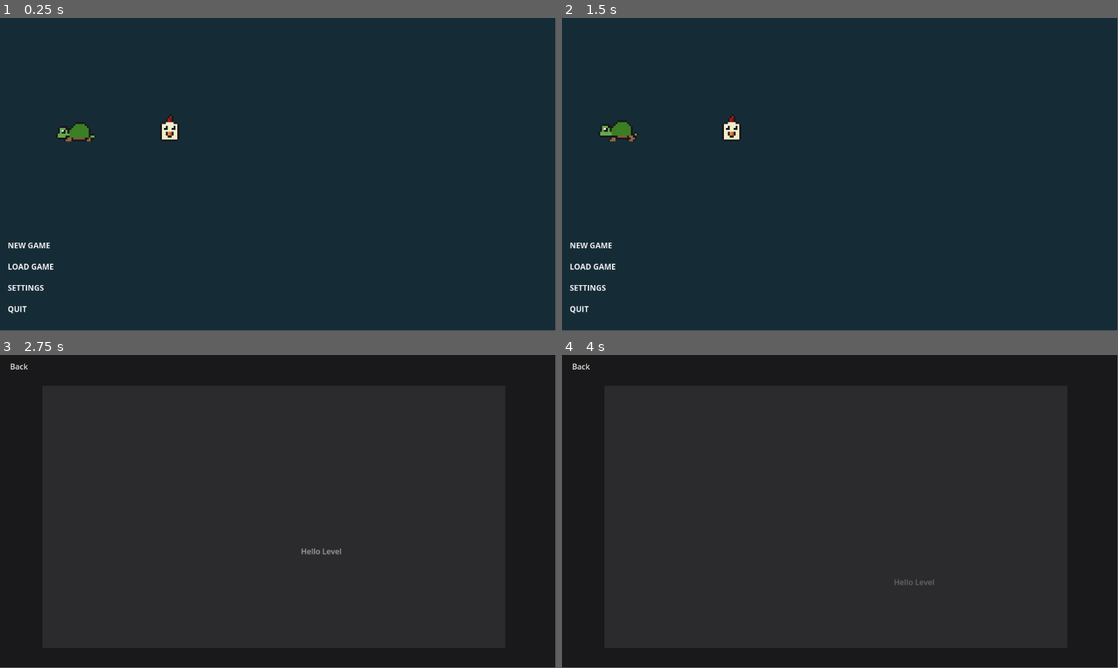
Above: before the commit, frames 1-4 (two rows, left to right).
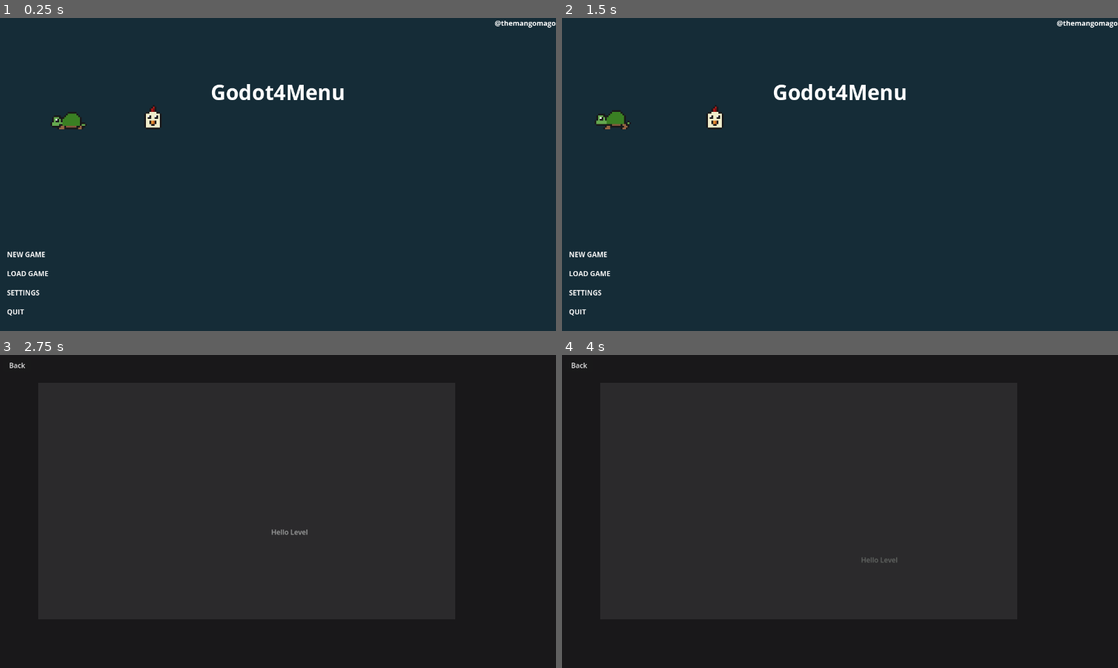
Above: after the commit, the same moments.

Repository: themangomago/Godot4Menu
Game: Godot game, scene res://src/game_manager.tscn
The game is run twice, just before and just after one commit, with the same random seed, the same clock (stepped at 60 frames per second) and the same inputs.
Inputs (mouse positions are in pixels of both pictures, inside the frame that each line leads up to; where the layout moved, square brackets give the same spot in the first picture):
- Up to frame 1 (0.25 s): no input
- Up to frame 2 (1.5 s): click (712, 118) [734, 130] at 0.5 s; click (628, 115) [639, 121] at 1.25 s
- Up to frame 3 (2.75 s): click "NEW GAME" at 2 s
- Up to frame 4 (4 s): click "Back" at 2.75 s; click "RESUME" at 3.5 s
In our replay, the window is 799x449 before the commit and 800x450 after it. These sizes can differ from the game's own. Grey fills any space a smaller window leaves; there, only what the larger window draws over its background counts as a difference.

The runs differ from the first frame. In frame 1, 2.2% of the frame differs, in the area x 1-100%, y 0-96%; in frame 2, 2.2%; in frame 3, 0.2%; in frame 4, 0.1%.

Commit message:
added settings

Diff:
--- a/default_bus_layout.tres
+++ b/default_bus_layout.tres
@@ -1,13 +1,13 @@
 [gd_resource type="AudioBusLayout" format=3 uid="uid://do0ie53m784uq"]
 
 [resource]
-bus/1/name = &"Sound"
+bus/1/name = &"Music"
 bus/1/solo = false
 bus/1/mute = false
 bus/1/bypass_fx = false
 bus/1/volume_db = 0.0
 bus/1/send = &"Master"
-bus/2/name = &"Music"
+bus/2/name = &"Sound"
 bus/2/solo = false
 bus/2/mute = false
 bus/2/bypass_fx = false
--- a/project.godot
+++ b/project.godot
@@ -21,6 +21,12 @@
 Events="*res://src/_autoloads/events.gd"
 Global="*res://src/_autoloads/global.gd"
 
+[display]
+
+window/size/viewport_width=1280
+window/size/viewport_height=720
+window/stretch/mode="canvas_items"
+
 [rendering]
 
 renderer/rendering_method="gl_compatibility"
--- a/src/_autoloads/events.gd
+++ b/src/_autoloads/events.gd
@@ -7,9 +7,6 @@
 ## Emitted when the player wants to save a game
 signal gm_save_game()
 
-## Play some sound
-signal play_sound(sound)
-
 ## Emitted from game scene to switch to main menu
 signal menu_show()
 ## Emitted when menu shall hide
--- a/src/_autoloads/global.gd
+++ b/src/_autoloads/global.gd
@@ -25,11 +25,19 @@
 ## User config. Holds the actual config.
 var user_config := {
 	"config_version": 1.0,
-	"volume_sound": 1.0,
-	"volume_music": 1.0,
-	"resolution": Vector2(1152, 648),
-	"fullscreen": false
+	"volume_sound": 4,
+	"volume_music": 4,
+	"resolution": 0
 }
+
+## Volume options. Add more entries to make it more atomic
+const VOLUME_OPTIONS = [0.0, 0.25, 0.5, 0.75, 1.0]
+## Available resolution options
+const RESOLUTION_OPTIONS = [
+	Vector2(1280, 720),
+	Vector2(1366, 768),
+	Vector2(1920, 1080),
+]
 
 
 func _ready() -> void:
--- a/src/_autoloads/types.gd
+++ b/src/_autoloads/types.gd
@@ -1,11 +1,7 @@
 extends Node
 
 
-# Called when the node enters the scene tree for the first time.
-func _ready():
-	pass # Replace with function body.
-
-
-# Called every frame. 'delta' is the elapsed time since the previous frame.
-func _process(delta):
-	pass
+enum DataTypes {
+	Float,
+	Resolution
+}
--- a/src/game_manager.gd
+++ b/src/game_manager.gd
@@ -12,5 +12,6 @@
 	$World/HUD/Menu.show()
 	$World/HUD/Menu.update_menu()
 
+
 func _hide_menu():
 	$World/HUD/Menu.hide()
--- a/src/game_manager.tscn
+++ b/src/game_manager.tscn
@@ -2,7 +2,7 @@
 
 [ext_resource type="Script" path="res://src/game_manager.gd" id="1_l4j71"]
 [ext_resource type="PackedScene" uid="uid://bgiqoub31qe8x" path="res://src/level/level.tscn" id="2_dwknt"]
-[ext_resource type="PackedScene" uid="uid://bkt5ra10dmenq" path="res://src/menu.tscn" id="3_0c8l8"]
+[ext_resource type="PackedScene" uid="uid://36oyrptokqy1" path="res://src/menu/menu.tscn" id="3_0c8l8"]
 [ext_resource type="AudioStream" uid="uid://ce64h3uecgxyu" path="res://assets/sounds/menu.wav" id="4_2fbn8"]
 
 [sub_resource type="Environment" id="Environment_tsb6q"]
--- a/src/level/level.gd
+++ b/src/level/level.gd
@@ -80,6 +80,5 @@
 
 
 func _on_ButtonBack_button_up() -> void:
-	Events.emit_signal("play_sound", "menu_click")
 	Events.emit_signal("menu_show")
 	get_tree().paused = true
--- a/src/menu.gd
+++ /dev/null
@@ -1,56 +0,0 @@
-extends Control
-
-var game_is_active: bool = false
-
-
-func update_menu() -> void:
-	if game_is_active:
-		$Views/Main/v/ButtonResume.show()
-		$Views/Main/v/ButtonSaveGame.show()
-	else:
-		$Views/Main/v/ButtonResume.hide()
-		$Views/Main/v/ButtonSaveGame.hide()
-
-
-func _on_button_resume_button_up():
-	Events.emit_signal("menu_hide")
-	get_tree().paused = false
-
-
-func _on_button_new_game_button_up():
-	game_is_active = true
-	Events.emit_signal("gm_new_game")
-	Events.emit_signal("menu_hide")
-	get_tree().paused = false
-
-
-func _on_button_save_game_button_up():
-	Events.emit_signal("gm_save_game")
-	Events.emit_signal("menu_hide")
-	get_tree().paused = false
-
-
-func _on_button_load_game_button_up():
-	game_is_active = true
-	Events.emit_signal("gm_load_game")
-	Events.emit_signal("menu_hide")
-	get_tree().paused = false
-
-
-func _on_button_quit_button_up():
-	get_tree().quit()
-
-
-func _on_button_settings_button_up():
-	pass # Replace with function body.
-
-
-func _on_chicken_button_button_up():
-	$Interactable/ChickenSprite/AnimationPlayer.play("poke")
-	$Interactable/ChickenSprite/AudioStreamPlayer2D.play()
-
-
-func _on_turtle_button_button_up():
-	$Interactable/TurtleSprite/AnimationWalk.play("walk")
-	$Interactable/TurtleSprite/AnimationTransition.play("walk")
-	$Interactable/TurtleSprite/AudioStreamPlayer2D.play()
--- /dev/null
+++ b/src/menu/menu.gd
@@ -0,0 +1,120 @@
+extends Control
+
+@onready var Node_Music_Bus = AudioServer.get_bus_index("Music")
+@onready var Node_Sound_Bus = AudioServer.get_bus_index("Sound")
+
+var game_is_active: bool = false
+
+
+func _ready():
+	# Hide stuff
+	update_menu()
+	# Show main menu
+	_on_button_back_button_up()
+
+	# Init Sound, Music and Resolution from here.
+	# In more complex projects this logic wouldnt be here
+	_on_volume_sound_update_setting(Global.user_config.volume_sound)
+	_on_volume_music_update_setting(Global.user_config.volume_music)
+	_on_resolution_update_setting(Global.user_config.resolution)
+
+
+func update_menu() -> void:
+	if game_is_active:
+		$Views/Main/v/ButtonResume.show()
+		$Views/Main/v/ButtonSaveGame.show()
+	else:
+		$Views/Main/v/ButtonResume.hide()
+		$Views/Main/v/ButtonSaveGame.hide()
+
+
+func _on_button_resume_button_up():
+	Events.emit_signal("menu_hide")
+	get_tree().paused = false
+
+
+func _on_button_new_game_button_up():
+	game_is_active = true
+	Events.emit_signal("gm_new_game")
+	Events.emit_signal("menu_hide")
+	get_tree().paused = false
+
+
+func _on_button_save_game_button_up():
+	Events.emit_signal("gm_save_game")
+	Events.emit_signal("menu_hide")
+	get_tree().paused = false
+
+
+func _on_button_load_game_button_up():
+	game_is_active = true
+	Events.emit_signal("gm_load_game")
+	Events.emit_signal("menu_hide")
+	get_tree().paused = false
+
+
+func _on_button_quit_button_up():
+	get_tree().quit()
+
+
+func _on_button_settings_button_up():
+	# Set the actual values
+	$Views/Settings/v/Resolution.update_value(Global.user_config.resolution)
+	$Views/Settings/v/VolumeSound.update_value(Global.user_config.volume_sound)
+	$Views/Settings/v/VolumeMusic.update_value(Global.user_config.volume_music)
+
+	# Show settings
+	$Views/Main.hide()
+	$Views/Settings.show()
+
+
+func _on_chicken_button_button_up():
+	$Interactable/ChickenSprite/AnimationPlayer.play("poke")
+	$Interactable/ChickenSprite/AudioStreamPlayer2D.play()
+
+
+func _on_turtle_button_button_up():
+	$Interactable/TurtleSprite/AnimationWalk.play("walk")
+	$Interactable/TurtleSprite/AnimationTransition.play("walk")
+	$Interactable/TurtleSprite/AudioStreamPlayer2D.play()
+
+
+func _on_button_back_button_up():
+	$Views/Main.show()
+	$Views/Settings.hide()
+
+
+func _on_resolution_update_setting(value):
+	# Index to float
+	var resolution: Vector2 = Global.RESOLUTION_OPTIONS[value]
+	print("Sound volume set to: " + str(resolution))
+	# Store in user config
+	Global.user_config.resolution = value
+	# Set resolution
+	get_viewport().size = resolution
+	# Save config
+	Global._save_config()
+
+
+func _on_volume_sound_update_setting(value):
+	# Index to float
+	var volume: float = Global.VOLUME_OPTIONS[value]
+	print("Sound volume set to: " + str(volume))
+	# Store in user config
+	Global.user_config.volume_sound = value
+	# Set bus volume
+	AudioServer.set_bus_volume_db(Node_Sound_Bus, linear_to_db(float(volume)/10))
+	# Save config
+	Global._save_config()
+
+
+func _on_volume_music_update_setting(value):
+	# Index to float
+	var volume: float = Global.VOLUME_OPTIONS[value]
+	print("Music volume set to: " + str(volume))
+	# Store in user config
+	Global.user_config.volume_music = value
+	# Set bus volume
+	AudioServer.set_bus_volume_db(Node_Music_Bus, linear_to_db(float(volume)/10))
+	# Save config
+	Global._save_config()
--- a/src/menu.tscn
+++ b/src/menu/menu.tscn
@@ -1,29 +1,13 @@
-[gd_scene load_steps=19 format=3 uid="uid://bkt5ra10dmenq"]
-
-[ext_resource type="Script" path="res://src/menu.gd" id="1_5hua0"]
-[ext_resource type="Theme" path="res://src/menu.theme" id="2_w570h"]
-[ext_resource type="FontFile" uid="uid://dvd81wt1ce7xo" path="res://assets/fonts/OpenSans/OpenSans-Bold.ttf" id="3_pwan6"]
-[ext_resource type="Texture2D" uid="uid://c0wo3j2ouac5y" path="res://assets/animals/chicken.png" id="4_b2igd"]
-[ext_resource type="AudioStream" uid="uid://buitdlfv6p2jo" path="res://assets/sounds/chicken.wav" id="5_44u8i"]
-[ext_resource type="Texture2D" uid="uid://bmdiftal4qgr2" path="res://assets/animals/turtle.png" id="5_xkku7"]
-[ext_resource type="AudioStream" uid="uid://td5nildcjmv5" path="res://assets/sounds/turltlemoaning.wav" id="7_tv7ah"]
-
-[sub_resource type="Animation" id="Animation_w7ts5"]
-resource_name = "idle"
-length = 0.1
-loop_mode = 1
-tracks/0/type = "value"
-tracks/0/imported = false
-tracks/0/enabled = true
-tracks/0/path = NodePath(".:frame")
-tracks/0/interp = 1
-tracks/0/loop_wrap = true
-tracks/0/keys = {
-"times": PackedFloat32Array(0),
-"transitions": PackedFloat32Array(1),
-"update": 1,
-"values": [0]
-}
+[gd_scene load_steps=20 format=3 uid="uid://36oyrptokqy1"]
+
+[ext_resource type="Script" path="res://src/menu/menu.gd" id="1_p314p"]
+[ext_resource type="Theme" uid="uid://b3q625u7kqhr4" path="res://src/menu/menu.theme" id="2_ilh1g"]
+[ext_resource type="FontFile" uid="uid://dvd81wt1ce7xo" path="res://assets/fonts/OpenSans/OpenSans-Bold.ttf" id="3_4jx4t"]
+[ext_resource type="Texture2D" uid="uid://c0wo3j2ouac5y" path="res://assets/animals/chicken.png" id="4_k4bmf"]
+[ext_resource type="PackedScene" uid="uid://d0g4lqfoh5i5i" path="res://src/menu/option_button.tscn" id="4_spgk1"]
+[ext_resource type="AudioStream" uid="uid://buitdlfv6p2jo" path="res://assets/sounds/chicken.wav" id="5_rn5ff"]
+[ext_resource type="Texture2D" uid="uid://bmdiftal4qgr2" path="res://assets/animals/turtle.png" id="6_att4o"]
+[ext_resource type="AudioStream" uid="uid://td5nildcjmv5" path="res://assets/sounds/turltlemoaning.wav" id="7_rjfnu"]
 
 [sub_resource type="Animation" id="Animation_7bejc"]
 length = 0.001
@@ -50,6 +34,23 @@
 "transitions": PackedFloat32Array(1),
 "update": 0,
 "values": [Vector2(0, 0)]
+}
+
+[sub_resource type="Animation" id="Animation_w7ts5"]
+resource_name = "idle"
+length = 0.1
+loop_mode = 1
+tracks/0/type = "value"
+tracks/0/imported = false
+tracks/0/enabled = true
+tracks/0/path = NodePath(".:frame")
+tracks/0/interp = 1
+tracks/0/loop_wrap = true
+tracks/0/keys = {
+"times": PackedFloat32Array(0),
+"transitions": PackedFloat32Array(1),
+"update": 1,
+"values": [0]
 }
 
 [sub_resource type="Animation" id="Animation_gcrvj"]
@@ -87,22 +88,6 @@
 "poke": SubResource("Animation_gcrvj")
 }
 
-[sub_resource type="Animation" id="Animation_jsp2o"]
-resource_name = "idle"
-length = 0.1
-tracks/0/type = "value"
-tracks/0/imported = false
-tracks/0/enabled = true
-tracks/0/path = NodePath(".:frame")
-tracks/0/interp = 1
-tracks/0/loop_wrap = true
-tracks/0/keys = {
-"times": PackedFloat32Array(0),
-"transitions": PackedFloat32Array(1),
-"update": 1,
-"values": [0]
-}
-
 [sub_resource type="Animation" id="Animation_vna2w"]
 length = 0.001
 tracks/0/type = "value"
@@ -130,6 +115,22 @@
 "values": [Vector2(0, 0)]
 }
 
+[sub_resource type="Animation" id="Animation_jsp2o"]
+resource_name = "idle"
+length = 0.1
+tracks/0/type = "value"
+tracks/0/imported = false
+tracks/0/enabled = true
+tracks/0/path = NodePath(".:frame")
+tracks/0/interp = 1
+tracks/0/loop_wrap = true
+tracks/0/keys = {
+"times": PackedFloat32Array(0),
+"transitions": PackedFloat32Array(1),
+"update": 1,
+"values": [0]
+}
+
 [sub_resource type="Animation" id="Animation_46w67"]
 resource_name = "walk"
 length = 0.3
@@ -154,6 +155,21 @@
 "walk": SubResource("Animation_46w67")
 }
 
+[sub_resource type="Animation" id="Animation_wrt27"]
+length = 0.001
+tracks/0/type = "value"
+tracks/0/imported = false
+tracks/0/enabled = true
+tracks/0/path = NodePath(".:position")
+tracks/0/interp = 1
+tracks/0/loop_wrap = true
+tracks/0/keys = {
+"times": PackedFloat32Array(0),
+"transitions": PackedFloat32Array(1),
+"update": 0,
+"values": [Vector2(160, 208)]
+}
+
 [sub_resource type="Animation" id="Animation_drblt"]
 resource_name = "walk"
 tracks/0/type = "value"
@@ -169,21 +185,6 @@
 "values": [Vector2(160, 208), Vector2(-88, 208)]
 }
 
-[sub_resource type="Animation" id="Animation_wrt27"]
-length = 0.001
-tracks/0/type = "value"
-tracks/0/imported = false
-tracks/0/enabled = true
-tracks/0/path = NodePath(".:position")
-tracks/0/interp = 1
-tracks/0/loop_wrap = true
-tracks/0/keys = {
-"times": PackedFloat32Array(0),
-"transitions": PackedFloat32Array(1),
-"update": 0,
-"values": [Vector2(160, 208)]
-}
-
 [sub_resource type="AnimationLibrary" id="AnimationLibrary_k2e7r"]
 _data = {
 "RESET": SubResource("Animation_wrt27"),
@@ -199,7 +200,7 @@
 anchor_bottom = 1.0
 grow_horizontal = 2
 grow_vertical = 2
-script = ExtResource("1_5hua0")
+script = ExtResource("1_p314p")
 
 [node name="Bg" type="ColorRect" parent="."]
 layout_mode = 1
@@ -225,6 +226,37 @@
 anchor_bottom = 1.0
 grow_horizontal = 2
 grow_vertical = 2
+
+[node name="Label" type="Label" parent="Views/Main"]
+layout_mode = 1
+anchors_preset = -1
+anchor_left = 0.5
+anchor_top = 0.239198
+anchor_right = 0.5
+anchor_bottom = 0.239198
+offset_left = -155.0
+offset_top = -35.0
+offset_right = 155.0
+offset_bottom = 35.0
+grow_horizontal = 2
+grow_vertical = 2
+theme_override_fonts/font = ExtResource("3_4jx4t")
+theme_override_font_sizes/font_size = 48
+text = "Godot4Menu"
+metadata/_edit_use_anchors_ = true
+
+[node name="Label2" type="Label" parent="Views/Main"]
+layout_mode = 1
+anchors_preset = 1
+anchor_left = 1.0
+anchor_right = 1.0
+offset_left = -168.0
+offset_bottom = 26.0
+grow_horizontal = 0
+theme_override_fonts/font = ExtResource("3_4jx4t")
+theme_override_font_sizes/font_size = 16
+text = "@themangomago"
+horizontal_alignment = 2
 
 [node name="v" type="VBoxContainer" parent="Views/Main"]
 layout_mode = 1
@@ -239,8 +271,8 @@
 [node name="ButtonResume" type="Button" parent="Views/Main/v"]
 custom_minimum_size = Vector2(0, 40)
 layout_mode = 2
-theme = ExtResource("2_w570h")
-theme_override_fonts/font = ExtResource("3_pwan6")
+theme = ExtResource("2_ilh1g")
+theme_override_fonts/font = ExtResource("3_4jx4t")
 text = "RESUME"
 alignment = 0
 clip_text = true
@@ -248,8 +280,8 @@
 [node name="ButtonNewGame" type="Button" parent="Views/Main/v"]
 custom_minimum_size = Vector2(0, 40)
 layout_mode = 2
-theme = ExtResource("2_w570h")
-theme_override_fonts/font = ExtResource("3_pwan6")
+theme = ExtResource("2_ilh1g")
+theme_override_fonts/font = ExtResource("3_4jx4t")
 text = "NEW GAME"
 alignment = 0
 clip_text = true
@@ -257,8 +289,8 @@
 [node name="ButtonSaveGame" type="Button" parent="Views/Main/v"]
 custom_minimum_size = Vector2(0, 40)
 layout_mode = 2
-theme = ExtResource("2_w570h")
-theme_override_fonts/font = ExtResource("3_pwan6")
+theme = ExtResource("2_ilh1g")
+theme_override_fonts/font = ExtResource("3_4jx4t")
 text = "SAVE GAME"
 alignment = 0
 clip_text = true
@@ -266,8 +298,8 @@
 [node name="ButtonLoadGame" type="Button" parent="Views/Main/v"]
 custom_minimum_size = Vector2(0, 40)
 layout_mode = 2
-theme = ExtResource("2_w570h")
-theme_override_fonts/font = ExtResource("3_pwan6")
+theme = ExtResource("2_ilh1g")
+theme_override_fonts/font = ExtResource("3_4jx4t")
 text = "LOAD GAME"
 alignment = 0
 clip_text = true
@@ -275,8 +307,8 @@
 [node name="ButtonSettings" type="Button" parent="Views/Main/v"]
 custom_minimum_size = Vector2(0, 40)
 layout_mode = 2
-theme = ExtResource("2_w570h")
-theme_override_fonts/font = ExtResource("3_pwan6")
+theme = ExtResource("2_ilh1g")
+theme_override_fonts/font = ExtResource("3_4jx4t")
 text = "SETTINGS"
 alignment = 0
 clip_text = true
@@ -284,9 +316,76 @@
 [node name="ButtonQuit" type="Button" parent="Views/Main/v"]
 custom_minimum_size = Vector2(0, 40)
 layout_mode = 2
-theme = ExtResource("2_w570h")
-theme_override_fonts/font = ExtResource("3_pwan6")
+theme = ExtResource("2_ilh1g")
+theme_override_fonts/font = ExtResource("3_4jx4t")
 text = "QUIT"
+alignment = 0
+clip_text = true
+
+[node name="Settings" type="Control" parent="Views"]
+visible = false
+layout_mode = 1
+anchors_preset = 15
+anchor_right = 1.0
+anchor_bottom = 1.0
+grow_horizontal = 2
+grow_vertical = 2
+
+[node name="w" type="ColorRect" parent="Views/Settings"]
+layout_mode = 1
+anchors_preset = 15
+anchor_right = 1.0
+anchor_bottom = 1.0
+offset_left = 8.0
+offset_top = 448.0
+offset_right = -8.0
+offset_bottom = -8.0
+grow_horizontal = 2
+grow_vertical = 2
+color = Color(1, 1, 1, 0.0784314)
+
+[node name="Label" type="Label" parent="Views/Settings/w"]
+layout_mode = 0
+offset_left = 8.0
+offset_top = -40.0
+offset_right = 104.0
+offset_bottom = -3.0
+theme_override_fonts/font = ExtResource("3_4jx4t")
+theme_override_font_sizes/font_size = 24
+text = "Settings"
+
+[node name="v" type="VBoxContainer" parent="Views/Settings"]
+layout_mode = 1
+anchors_preset = -1
+anchor_bottom = 1.0
+offset_left = 16.0
+offset_top = 464.0
+offset_right = 528.0
+offset_bottom = -88.0
+
+[node name="Resolution" parent="Views/Settings/v" instance=ExtResource("4_spgk1")]
+layout_mode = 2
+button_name = "Resolution"
+type = 1
+
+[node name="VolumeSound" parent="Views/Settings/v" instance=ExtResource("4_spgk1")]
+layout_mode = 2
+button_name = "Sound"
+
+[node name="VolumeMusic" parent="Views/Settings/v" instance=ExtResource("4_spgk1")]
+layout_mode = 2
+button_name = "Music"
+
+[node name="ButtonBack" type="Button" parent="Views/Settings"]
+custom_minimum_size = Vector2(0, 40)
+layout_mode = 2
+offset_left = 16.0
+offset_top = 664.0
+offset_right = 256.0
+offset_bottom = 704.0
+theme = ExtResource("2_ilh1g")
+theme_override_fonts/font = ExtResource("3_4jx4t")
+text = "BACK"
 alignment = 0
 clip_text = true
 
@@ -310,20 +409,20 @@
 }
 
 [node name="AudioStreamPlayer2D" type="AudioStreamPlayer2D" parent="Interactable/ChickenSprite"]
-stream = ExtResource("5_44u8i")
+stream = ExtResource("5_rn5ff")
 bus = &"Sound"
 
 [node name="TurtleSprite" type="Sprite2D" parent="Interactable"]
 position = Vector2(160, 208)
 scale = Vector2(4, 4)
-texture = ExtResource("5_xkku7")
+texture = ExtResource("6_att4o")
 hframes = 3
 
 [node name="TurtleButton" type="TextureButton" parent="Interactable/TurtleSprite"]
-offset_left = -4.0
+offset_left = -10.0
 offset_top = -4.0
-offset_right = 4.0
-offset_bottom = 8.0
+offset_right = 10.0
+offset_bottom = 12.0
 
 [node name="AnimationWalk" type="AnimationPlayer" parent="Interactable/TurtleSprite"]
 autoplay = "idle"
@@ -347,5 +446,9 @@
 [connection signal="button_up" from="Views/Main/v/ButtonLoadGame" to="." method="_on_button_load_game_button_up"]
 [connection signal="button_up" from="Views/Main/v/ButtonSettings" to="." method="_on_button_settings_button_up"]
 [connection signal="button_up" from="Views/Main/v/ButtonQuit" to="." method="_on_button_quit_button_up"]
+[connection signal="update_setting" from="Views/Settings/v/Resolution" to="." method="_on_resolution_update_setting"]
+[connection signal="update_setting" from="Views/Settings/v/VolumeSound" to="." method="_on_volume_sound_update_setting"]
+[connection signal="update_setting" from="Views/Settings/v/VolumeMusic" to="." method="_on_volume_music_update_setting"]
+[connection signal="button_up" from="Views/Settings/ButtonBack" to="." method="_on_button_back_button_up"]
 [connection signal="button_up" from="Interactable/ChickenSprite/ChickenButton" to="." method="_on_chicken_button_button_up"]
 [connection signal="button_up" from="Interactable/TurtleSprite/TurtleButton" to="." method="_on_turtle_button_button_up"]
--- /dev/null
+++ b/src/menu/option_button.gd
@@ -0,0 +1,79 @@
+extends Control
+
+@export var button_name: String = "Text"
+@export var type: Types.DataTypes = Types.DataTypes.Float
+
+signal update_setting(value)
+
+## Indication if its hovered
+var is_focused: bool = false
+## Holds the options
+var options = []
+## Current index selected
+var index = 0
+
+func _ready():
+	# Set the name
+	$h/Label.set_text(button_name)
+
+	# Set options
+	if type == Types.DataTypes.Float:
+		options = Global.VOLUME_OPTIONS
+	else:
+		options = Global.RESOLUTION_OPTIONS
+
+	# Dummy write option text
+	$h/Option.set_text(str(options[options.size() - 1]))
+
+
+## Update option text
+func update_value(value: int):
+	index = value
+	$h/Option.set_text(str(options[index]))
+
+## Switch handling
+func _switch(direction: int):
+	index += direction
+
+	# Boundaries
+	if index < 0:
+		index = options.size() - 1
+	elif index >= options.size():
+		index = 0
+
+	# Update text
+	$h/Option.set_text(str(options[index]))
+	# Commit changes
+	emit_signal("update_setting", index)
+
+
+func _on_focus_entered():
+	is_focused = true
+	$Bg.show()
+
+
+func _on_focus_exited():
+	is_focused = false
+	$Bg.hide()
+
+
+func _on_mouse_entered():
+	_on_focus_entered()
+
+
+func _on_mouse_exited():
+	_on_focus_exited()
+
+
+func _on_button_last_gui_input(event):
+	_on_focus_entered()
+	if event is InputEventMouseButton:
+		if not event.pressed:
+			_switch(-1)
+
+
+func _on_button_next_gui_input(event):
+	_on_focus_entered()
+	if event is InputEventMouseButton:
+		if not event.pressed:
+			_switch(1)
--- /dev/null
+++ b/src/menu/option_button.tscn
@@ -0,0 +1,80 @@
+[gd_scene load_steps=3 format=3 uid="uid://d0g4lqfoh5i5i"]
+
+[ext_resource type="Script" path="res://src/menu/option_button.gd" id="1_lodrf"]
+[ext_resource type="FontFile" uid="uid://btmpm7wiopwuw" path="res://assets/fonts/OpenSans/OpenSans-Regular.ttf" id="1_tw8h7"]
+
+[node name="option_button" type="Control"]
+custom_minimum_size = Vector2(512, 40)
+layout_mode = 3
+anchors_preset = 15
+anchor_right = 1.0
+anchor_bottom = 1.0
+offset_right = -640.0
+offset_bottom = -608.0
+grow_horizontal = 2
+grow_vertical = 2
+script = ExtResource("1_lodrf")
+
+[node name="Bg" type="ColorRect" parent="."]
+visible = false
+layout_mode = 1
+anchors_preset = 15
+anchor_right = 1.0
+anchor_bottom = 1.0
+grow_horizontal = 2
+grow_vertical = 2
+color = Color(0.956863, 0.956863, 0.956863, 0.862745)
+
+[node name="h" type="HBoxContainer" parent="."]
+layout_mode = 1
+anchors_preset = 15
+anchor_right = 1.0
+anchor_bottom = 1.0
+grow_horizontal = 2
+grow_vertical = 2
+focus_mode = 2
+
+[node name="Label" type="Label" parent="h"]
+layout_mode = 2
+mouse_filter = 1
+theme_override_colors/font_color = Color(0.956863, 0.956863, 0.956863, 1)
+theme_override_fonts/font = ExtResource("1_tw8h7")
+text = "TITLE"
+
+[node name="Filler" type="Control" parent="h"]
+layout_mode = 2
+size_flags_horizontal = 3
+mouse_filter = 1
+
+[node name="ButtonLast" type="Label" parent="h"]
+custom_minimum_size = Vector2(40, 0)
+layout_mode = 2
+mouse_filter = 0
+theme_override_colors/font_color = Color(0.956863, 0.956863, 0.956863, 1)
+text = "<"
+horizontal_alignment = 1
+
+[node name="Option" type="Label" parent="h"]
+custom_minimum_size = Vector2(192, 0)
+layout_mode = 2
+mouse_filter = 1
+theme_override_colors/font_color = Color(0.956863, 0.956863, 0.956863, 1)
+theme_override_fonts/font = ExtResource("1_tw8h7")
+text = "OPTION1"
+horizontal_alignment = 1
+clip_text = true
+
+[node name="ButtonNext" type="Label" parent="h"]
+custom_minimum_size = Vector2(40, 0)
+layout_mode = 2
+mouse_filter = 0
+theme_override_colors/font_color = Color(0.956863, 0.956863, 0.956863, 1)
+text = ">"
+horizontal_alignment = 1
+
+[connection signal="focus_entered" from="." to="." method="_on_focus_entered"]
+[connection signal="focus_exited" from="." to="." method="_on_focus_exited"]
+[connection signal="mouse_entered" from="." to="." method="_on_mouse_entered"]
+[connection signal="mouse_exited" from="." to="." method="_on_mouse_exited"]
+[connection signal="gui_input" from="h/ButtonLast" to="." method="_on_button_last_gui_input"]
+[connection signal="gui_input" from="h/ButtonNext" to="." method="_on_button_next_gui_input"]
Renamed: src/menu.theme -> src/menu/menu.theme
Not shown: 2 places in src/menu/menu.tscn that only renumber resources
